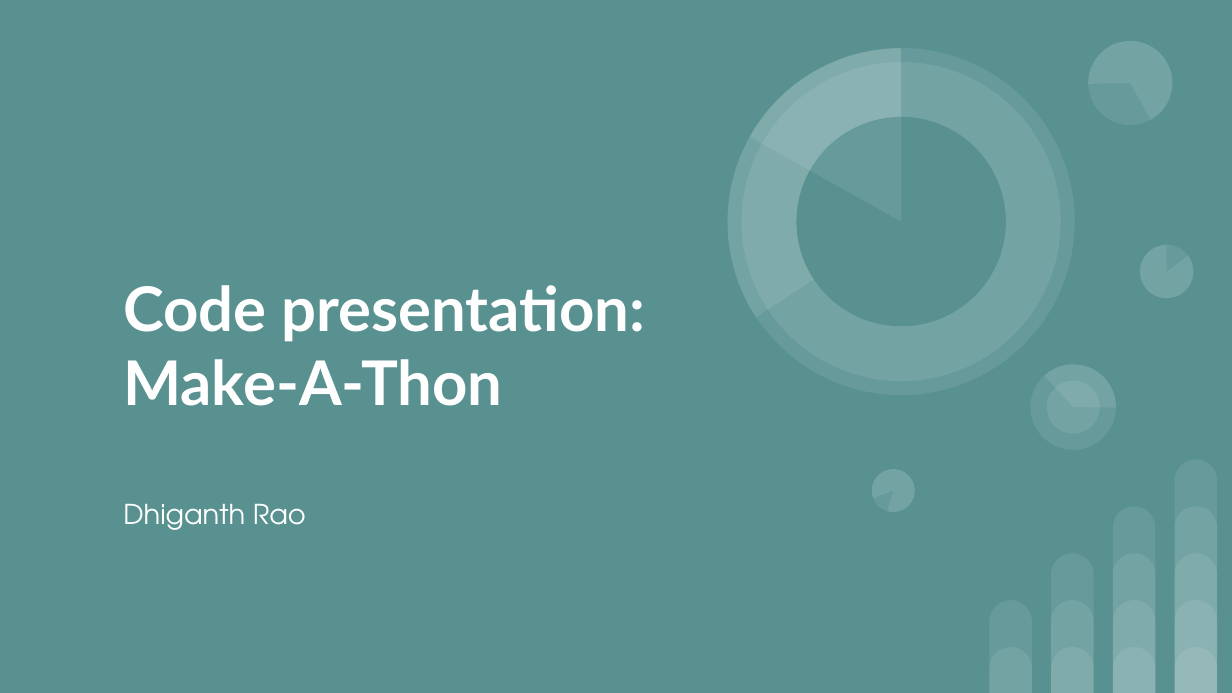
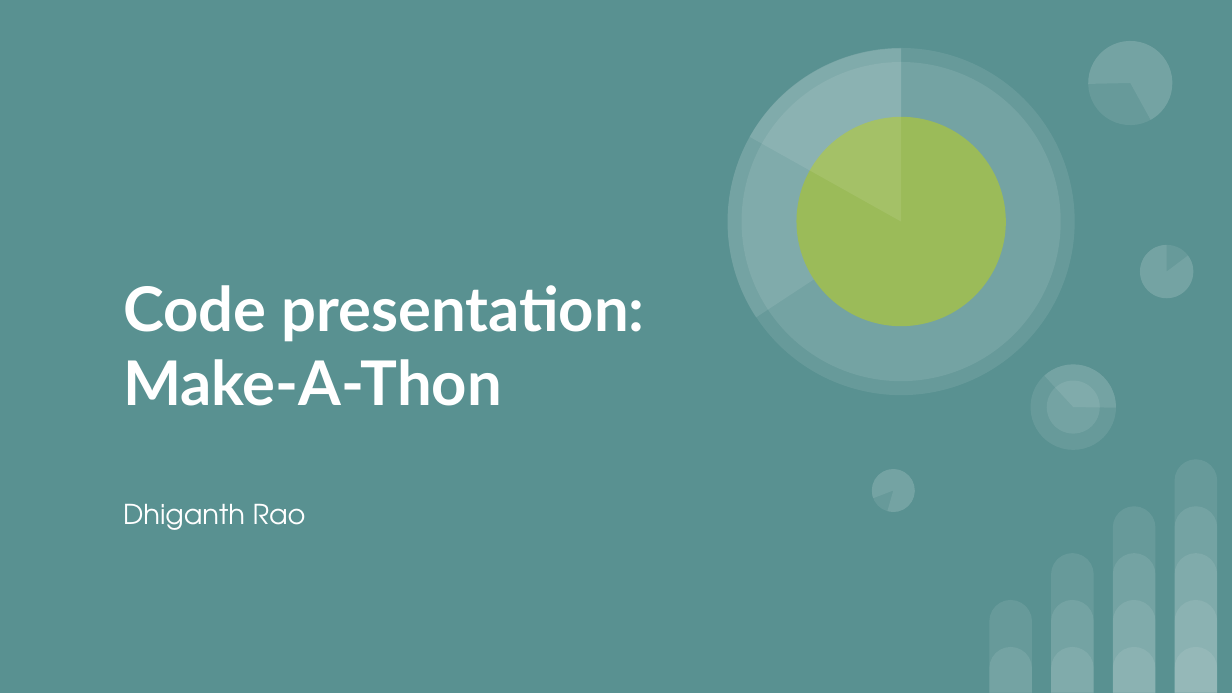
Before and after one commit to dhiganthrao/WordUnMasker, a slide deck: slide 1 of Code presentation Make-A-Thon.pptx. Drawn at 1232x693 pixels with LibreOffice and Linux fonts; fonts in the diff are those of the drawing. Boxes give left, top, right and bottom in pixels: in the first picture for what was removed or moved away, otherwise in the second. Text is boxed around its words. In the diff, an @@ line names an element or a change of style, - is before the commit and + after.

```diff
--- a/Code presentation Make-A-Thon.pptx
+++ b/Code presentation Make-A-Thon.pptx
@@ ellipse at [755,76,1046,367]: fill #599191 to #9BBB59 @@
```
Also in this commit, not shown: 3 other slides changed.
